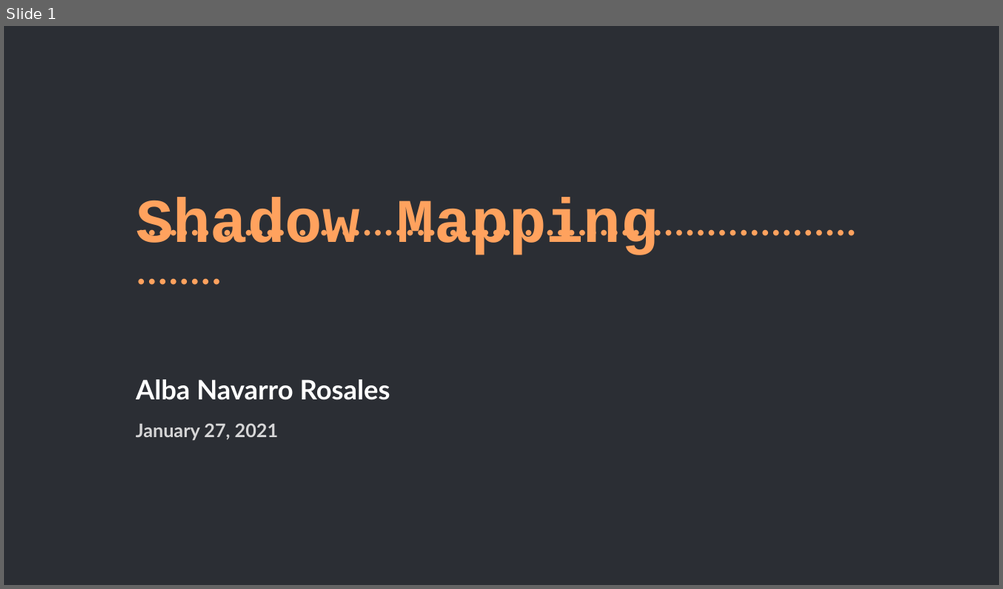
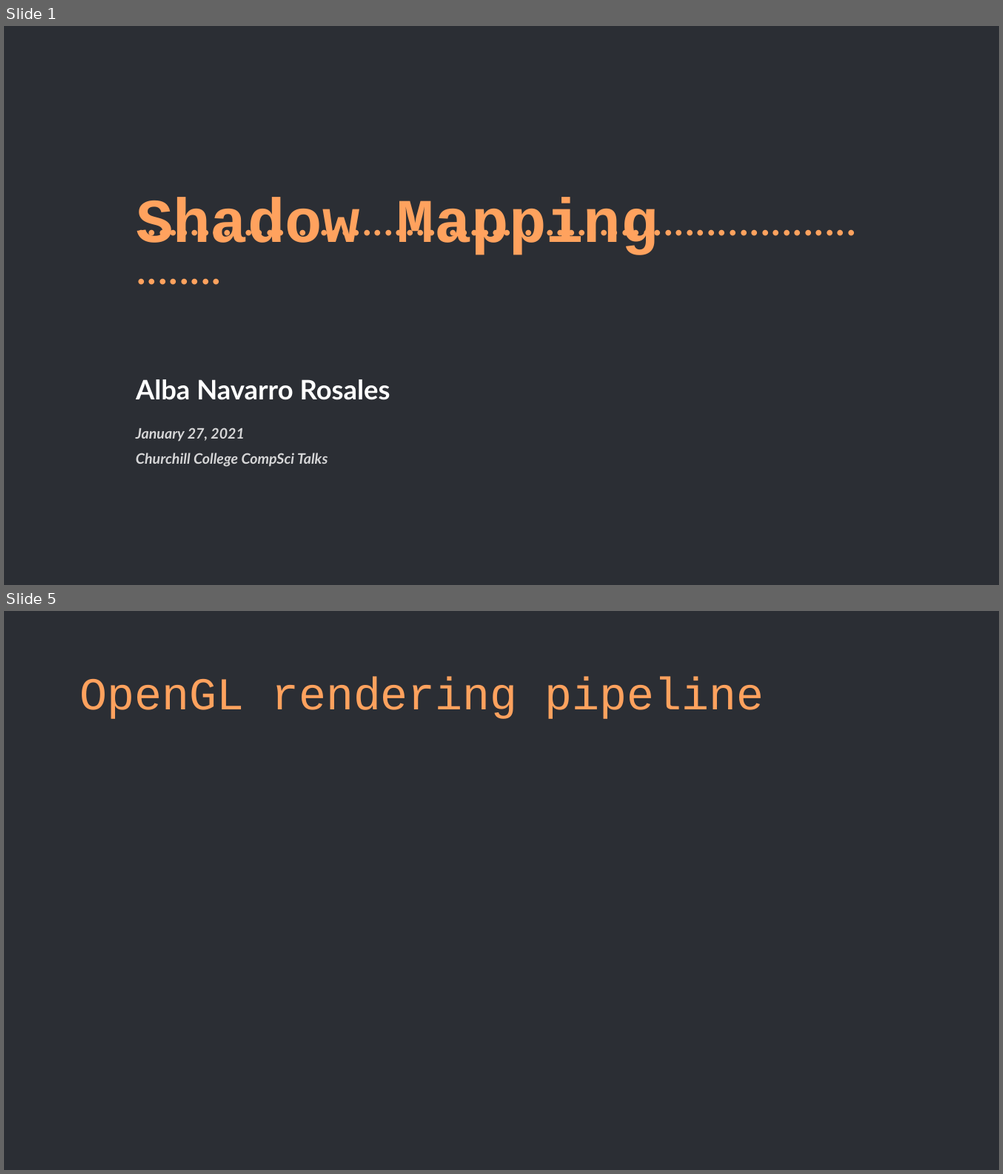
Before and after one commit to Alba-NR/ShadowMapping_TechTalk, a slide deck: slides/slides.pptx. Shown one above the other, each under a label of ours: slide 1 before the commit, slides 1 and 5 after it; the slides between them are not shown. The pictures are 1003x589 and 1003x1174 pixels, drawn with LibreOffice and Linux fonts; fonts in the diff are those of the drawing. Boxes give left, top, right and bottom in pixels: in the first picture for what was removed or moved away, otherwise in the second. Text is boxed around its words. In the diff, an @@ line names an element or a change of style, - is before the commit and + after.

```diff
--- a/slides/slides.pptx
+++ b/slides/slides.pptx
@@ slide 5 added at (4, 611, 999, 1170), background #2B2E34 @@
@@ title added at (79, 677, 764, 719), 44 pt, text #FFA25E @@
+OpenGL rendering pipeline
@@ slide 1 changed as well @@
@@ text "January 27, 2021" at (136, 428, 244, 442): size 18 to 14 pt, italic on @@
@@ text added at (136, 453, 327, 467), 14 pt, text #D6D6D7, bold, italic @@
+Churchill College CompSci Talks
```
Also in this commit, not shown: 6 other slides added.
